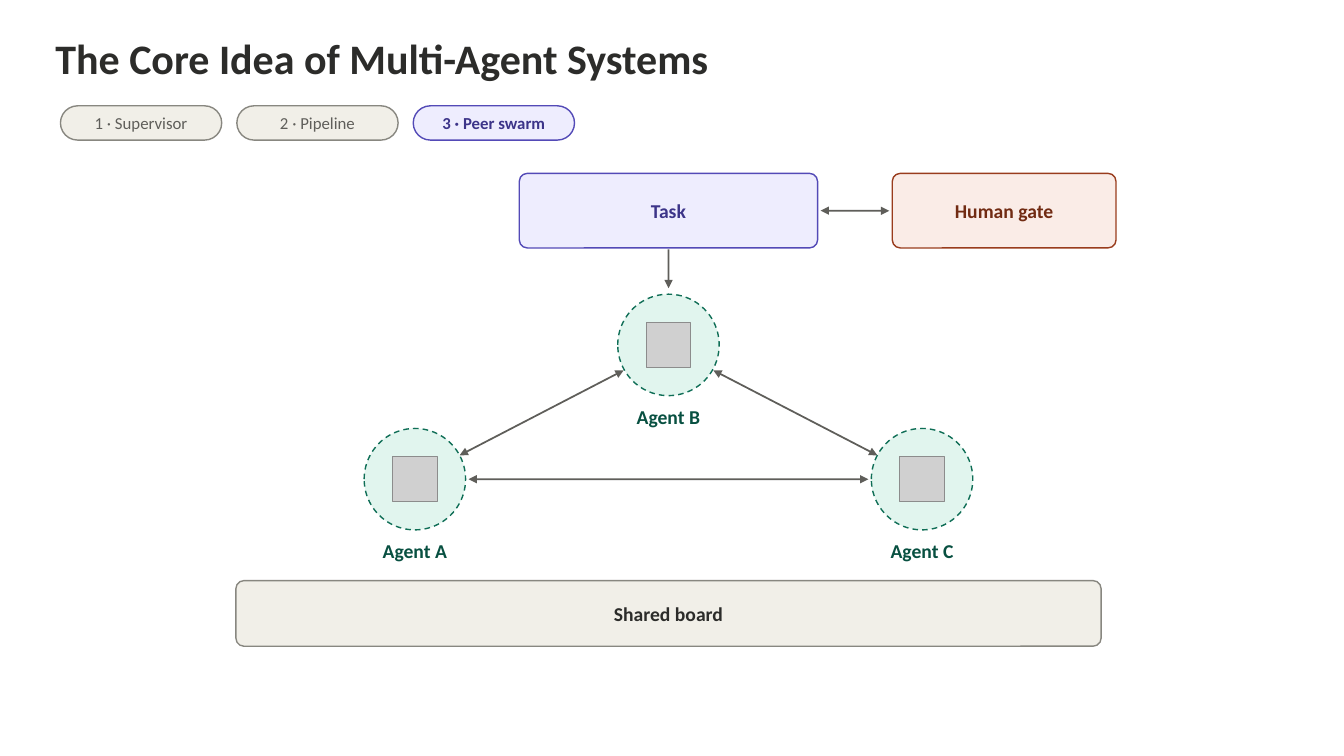
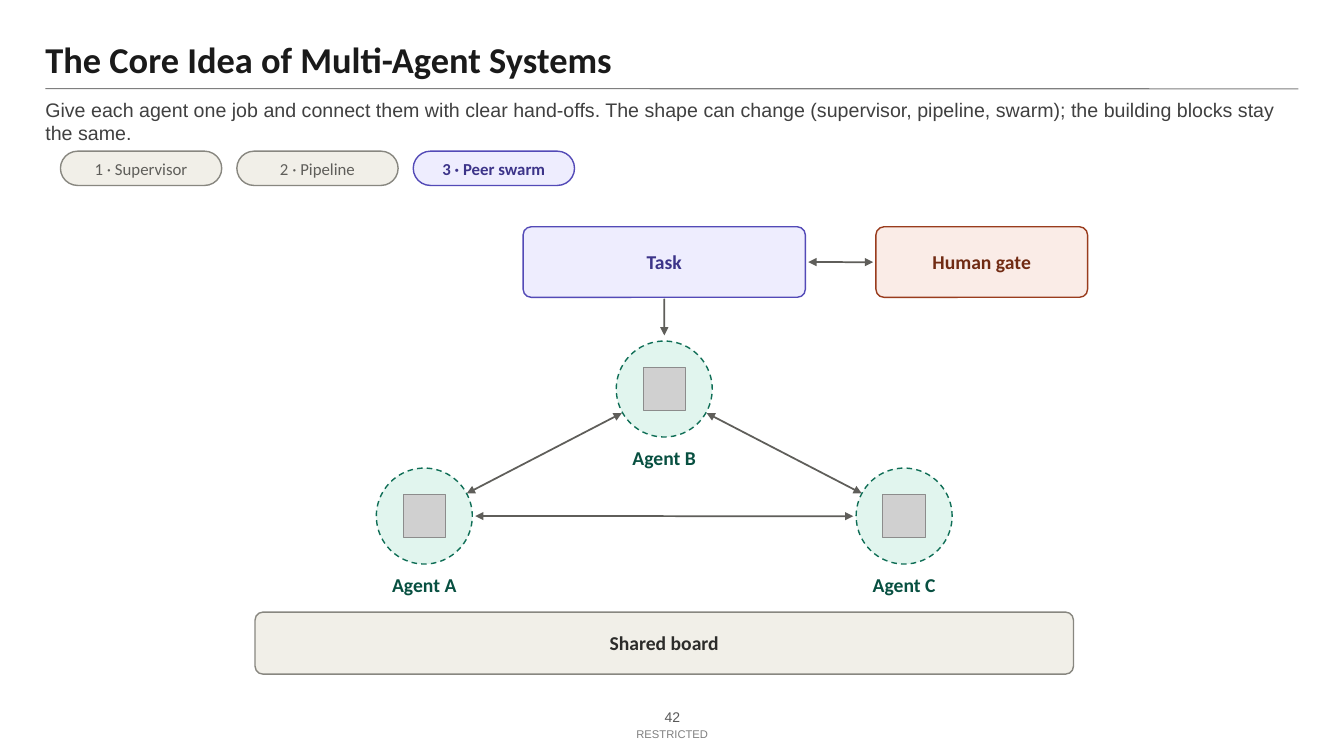
Before and after one commit to Amit-hub1998/multi-agent-subgraph-architecture, a slide deck: slide 42 of slides-01-06/Slides-01-06.pptx. Drawn at 1344x756 pixels with LibreOffice and Linux fonts; fonts in the diff are those of the drawing; grey boxes stand for pictures. Boxes give left, top, right and bottom in pixels: in the first picture for what was removed or moved away, otherwise in the second. Text is boxed around its words. In the diff, an @@ line names an element or a change of style, - is before the commit and + after.

```diff
--- a/slides-01-06/Slides-01-06.pptx
+++ b/slides-01-06/Slides-01-06.pptx
@@ text "The Core Idea of Multi-Agent ..." moved from (x1=55, y1=44, x2=708, y2=81) to (x1=45, y1=47, x2=611, y2=79) @@
@@ text "The Core Idea of Multi-Agent ..." at (x1=45, y1=47, x2=611, y2=79): size 30 to 26 pt, text colour #2C2C2A to #1A1A1A; vertical alignment top to bottom @@
@@ line added from (45, 89) to (1299, 89), #7F7F7F 0.75 pt @@
@@ text added at (x1=45, y1=102, x2=1274, y2=140), 14 pt, text #404040 @@
+Give each agent one job and connect them with clear hand-offs. The shape can change (supervisor, pipeline, swarm); the building blocks stay the same.
@@ 3 rounded rectangles moved together from (x1=60, y1=106, x2=575, y2=140) to (x1=60, y1=151, x2=575, y2=186) @@
@@ rounded rectangle "Task" resized from (x1=519, y1=173, x2=818, y2=248) to (x1=523, y1=227, x2=806, y2=297) @@
@@ proportions changed in 3 elements at (x1=255, y1=612, x2=1074, y2=675), (x1=523, y1=227, x2=806, y2=297), (x1=876, y1=227, x2=1088, y2=297) @@
@@ rounded rectangle "Human gate" resized from (x1=892, y1=173, x2=1116, y2=248) to (x1=876, y1=227, x2=1088, y2=297) @@
@@ double arrow moved from (821, 211) - (889, 211) to (809, 262) - (873, 262) @@
@@ arrow moved from (668, 249) - (668, 288) to (664, 298) - (664, 336) @@
@@ ellipse resized from (x1=871, y1=429, x2=973, y2=530) to (x1=616, y1=341, x2=712, y2=437) @@
@@ picture moved from (x1=900, y1=457, x2=945, y2=501) to (x1=643, y1=368, x2=686, y2=410) @@
@@ double arrow moved from (460, 456) - (624, 370) to (467, 494) - (622, 413) @@
@@ double arrow moved from (714, 370) - (877, 456) to (707, 413) - (862, 494) @@
@@ text "Agent B" moved from (x1=637, y1=411, x2=700, y2=428) to (x1=632, y1=452, x2=696, y2=469) @@
@@ ellipse resized from (x1=618, y1=294, x2=720, y2=396) to (x1=376, y1=468, x2=472, y2=564) @@
@@ ellipse resized from (x1=364, y1=429, x2=466, y2=530) to (x1=856, y1=468, x2=952, y2=564) @@
@@ picture moved from (x1=646, y1=323, x2=691, y2=367) to (x1=403, y1=495, x2=446, y2=537) @@
@@ picture moved from (x1=392, y1=457, x2=437, y2=501) to (x1=883, y1=495, x2=926, y2=537) @@
@@ double arrow moved from (469, 479) - (869, 479) to (475, 516) - (854, 516) @@
@@ text "Agent A" moved from (x1=383, y1=545, x2=447, y2=562) to (x1=392, y1=579, x2=457, y2=596) @@
@@ text "Agent C" moved from (x1=891, y1=545, x2=953, y2=562) to (x1=873, y1=579, x2=935, y2=596) @@
@@ rounded rectangle "Shared board" resized from (x1=236, y1=581, x2=1101, y2=646) to (x1=255, y1=612, x2=1074, y2=675) @@
@@ page number added at (x1=665, y1=712, x2=681, y2=722), 10 pt, text #595959 @@
+42
@@ text added at (x1=636, y1=730, x2=708, y2=738), 8 pt, text #7F7F7F @@
+RESTRICTED
```
Also in this commit, not shown: 41 other slides changed, 1 slide added, 1 slide removed, 19 other files.
